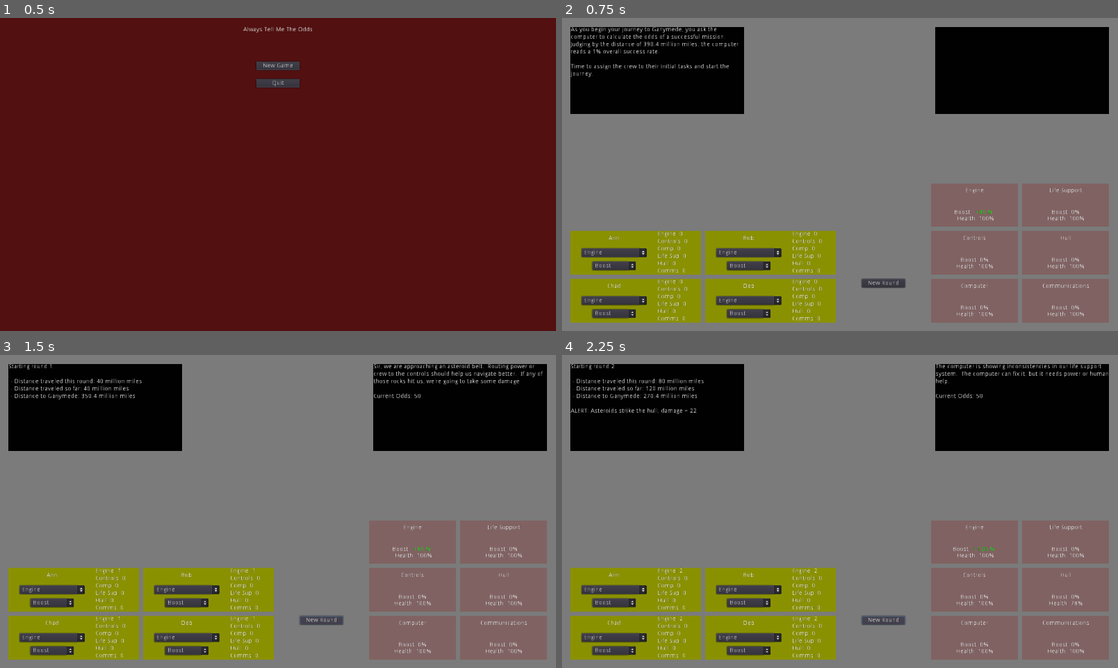
Above: before the commit, frames 1-4 (two rows, left to right).
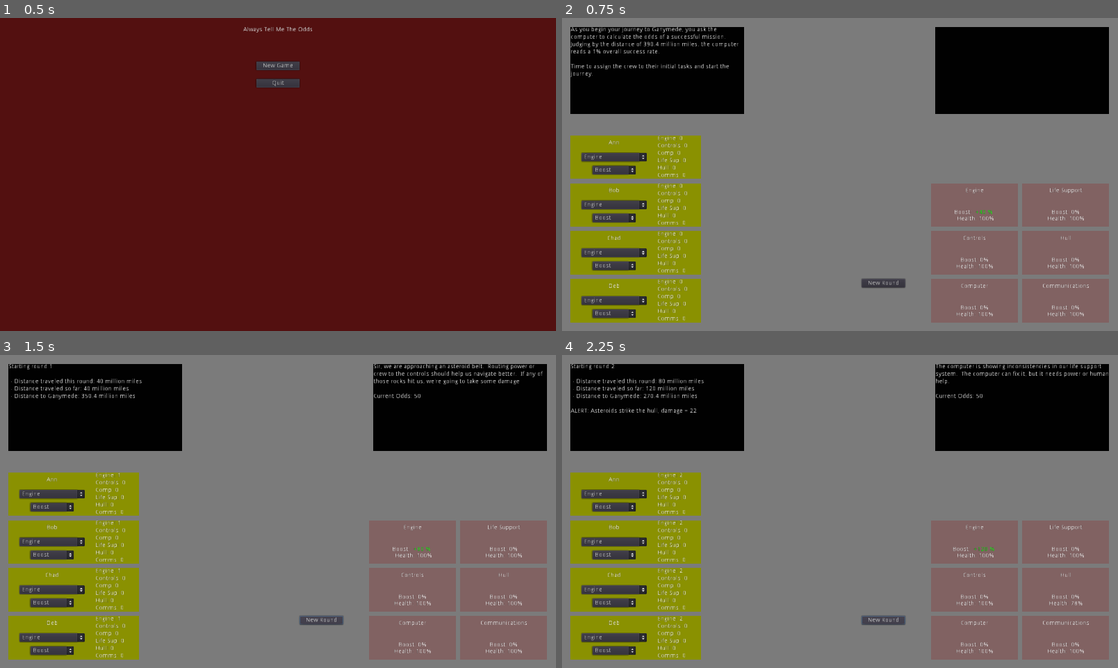
Above: after the commit, the same moments.

Repository: cparlette/alwaystellmetheodds
Game: Godot game, scene res://MainMenu.tscn
Same seed, same stepped clock (60 frames per second), same inputs: the game is played once before the commit and once after it.
Inputs:
- Up to frame 1 (0.5 s): no input
- Up to frame 2 (0.75 s): click "New Game" at 0.5 s
- Up to frame 3 (1.5 s): click "New Round" at 1.25 s
- Up to frame 4 (2.25 s): click "New Round" at 2 s

Frame 1 is identical in both runs. In frame 2, 13% of the frame differs, in the area x 1-50%, y 37-98%; in frame 3, 13%; in frame 4, 13%.

Commit message:
UI positioning

Diff:
--- a/Game.tscn
+++ b/Game.tscn
@@ -57,10 +57,10 @@
 
 [node name="Crew" type="Control" parent="."]
 margin_left = 20.0
-margin_top = 490.0
-margin_right = 630.0
+margin_top = 270.0
+margin_right = 320.0
 margin_bottom = 700.0
-rect_min_size = Vector2( 410, 210 )
+rect_min_size = Vector2( 300, 210 )
 __meta__ = {
 "_edit_use_anchors_": false
 }
@@ -69,22 +69,20 @@
 rect_min_size = Vector2( 300, 100 )
 
 [node name="Bob" parent="Crew" instance=ExtResource( 4 )]
-margin_left = 310.0
-margin_right = 610.0
+margin_top = 110.0
+margin_bottom = 210.0
 rect_min_size = Vector2( 300, 100 )
 crewNameInput = 1
 
 [node name="Chad" parent="Crew" instance=ExtResource( 4 )]
-margin_top = 110.0
-margin_bottom = 210.0
+margin_top = 220.0
+margin_bottom = 320.0
 rect_min_size = Vector2( 300, 100 )
 crewNameInput = 2
 
 [node name="Deb" parent="Crew" instance=ExtResource( 4 )]
-margin_left = 310.0
-margin_top = 110.0
-margin_right = 610.0
-margin_bottom = 210.0
+margin_top = 330.0
+margin_bottom = 430.0
 rect_min_size = Vector2( 300, 100 )
 crewNameInput = 3
 
